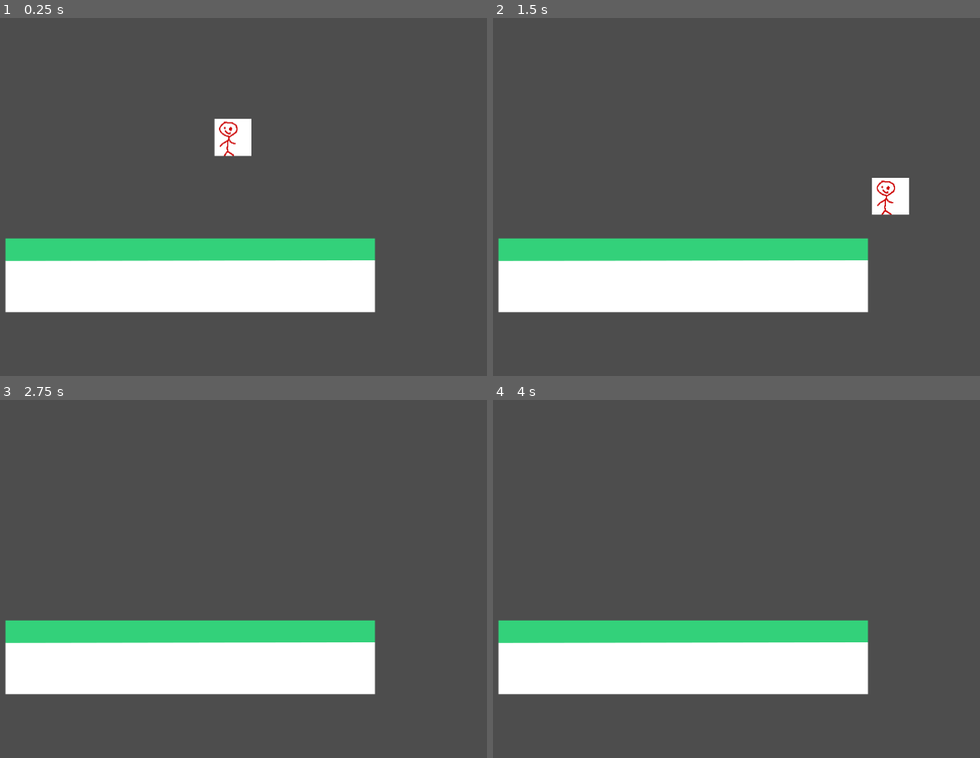
Above: before the commit, frames 1-4 (two rows, left to right).
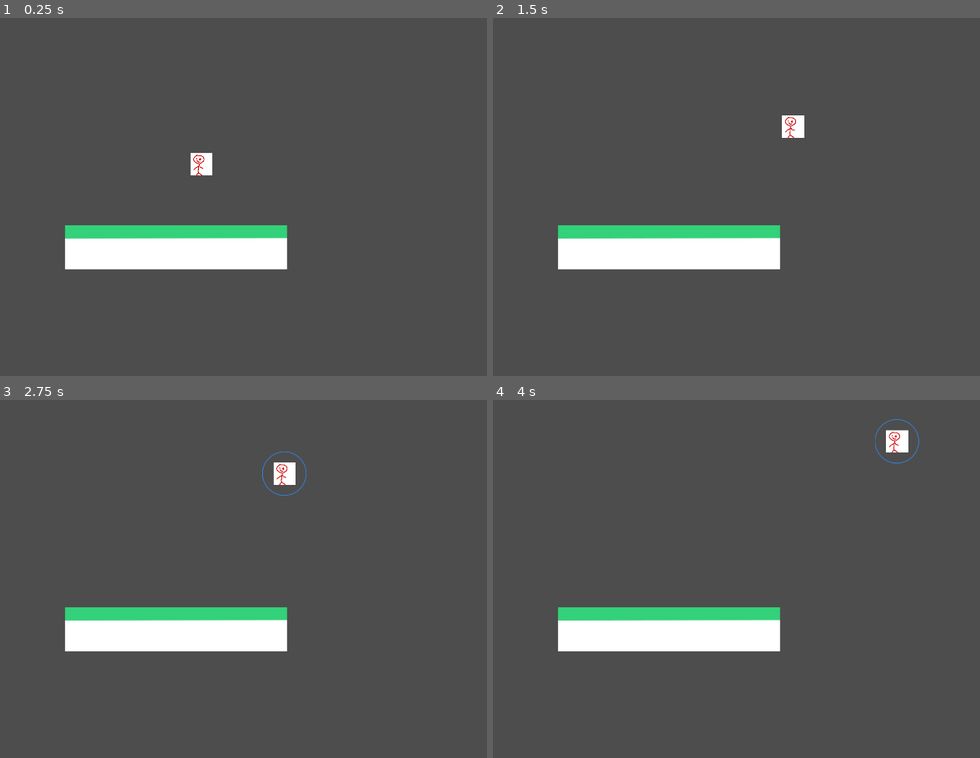
Above: after the commit, the same moments.

Repository: Juksuu/FGJ2025
Game: Godot game, scene res://scenes/test-scene.tscn
Same seed, same stepped clock (60 frames per second), same inputs: the game is played once before the commit and once after it.
Inputs:
- Up to frame 1 (0.25 s): no input
- Up to frame 2 (1.5 s): hold D (right) from 0.53 s (still down); tap B (bubble, bound only after the commit) at 0.6, 1.35 s; tap W (up) at 0.77 s
- Up to frame 3 (2.75 s): tap W (up) at 1.52 s; release D (right) at 2.03 s; hold A (left) from 2.03 s (still down); tap B (bubble, bound only after the commit) at 2.1 s
- Up to frame 4 (4 s): release A (left) at 2.78 s; hold D (right) from 2.78 s (still down); tap B (bubble, bound only after the commit) at 2.85, 3.6 s; tap W (up) at 3.02, 3.77 s

The runs differ from the first frame. In frame 1, 18% of the frame differs, in the area x 1-78%, y 28-83%; in frame 2, 18%, in the area x 1-86%, y 27-83%; in frame 3, 17%; in frame 4, 17%.

Commit message:
added bubble

Diff:
--- a/project.godot
+++ b/project.godot
@@ -14,6 +14,12 @@
 run/main_scene="res://scenes/test-scene.tscn"
 config/features=PackedStringArray("4.3", "Forward Plus")
 config/icon="res://icon.svg"
+
+[display]
+
+window/size/viewport_width=1920
+window/size/viewport_height=1080
+window/size/resizable=false
 
 [input]
 
@@ -38,3 +44,8 @@
 "events": [Object(InputEventKey,"resource_local_to_scene":false,"resource_name":"","device":-1,"window_id":0,"alt_press …(192 unchanged characters)…
 ]
 }
+bubble={
+"deadzone": 0.5,
+"events": [Object(InputEventKey,"resource_local_to_scene":false,"resource_name":"","device":-1,"window_id":0,"alt_pressed":false,"shift_pressed":false,"ctrl_pressed":false,"meta_pressed":false,"pressed":false,"keycode":0,"physical_keycode":66,"key_label":0,"unicode":98,"location":0,"echo":false,"script":null)
+]
+}
--- /dev/null
+++ b/scenes/bubble.tscn
@@ -0,0 +1,20 @@
+[gd_scene load_steps=4 format=3 uid="uid://m60fj65bkhvk"]
+
+[ext_resource type="Texture2D" uid="uid://chywfbhnjpd3k" path="res://assets/bubble.png" id="1_18cb4"]
+[ext_resource type="Script" path="res://scripts/bubble.gd" id="1_lhn6e"]
+
+[sub_resource type="CircleShape2D" id="CircleShape2D_f177b"]
+radius = 64.0
+
+[node name="Bubble" type="Area2D"]
+script = ExtResource("1_lhn6e")
+
+[node name="CollisionShape2D" type="CollisionShape2D" parent="."]
+shape = SubResource("CircleShape2D_f177b")
+
+[node name="TextureRect" type="TextureRect" parent="."]
+offset_left = -64.0
+offset_top = -64.0
+offset_right = 64.0
+offset_bottom = 64.0
+texture = ExtResource("1_18cb4")
--- a/scenes/player.tscn
+++ b/scenes/player.tscn
@@ -2,17 +2,7 @@
 
 [ext_resource type="Script" path="res://scripts/player.gd" id="1_23j3q"]
 [ext_resource type="Texture2D" uid="uid://ca3637plixjh7" path="res://assets/player.png" id="2_n1aps"]
-
-[sub_resource type="SpriteFrames" id="SpriteFrames_3kwer"]
-animations = [{
-"frames": [{
-"duration": 1.0,
-"texture": ExtResource("2_n1aps")
-}],
-"loop": true,
-"name": &"default",
-"speed": 5.0
-}]
+[ext_resource type="Texture2D" uid="uid://chywfbhnjpd3k" path="res://assets/bubble.png" id="3_4sd01"]
 
 [sub_resource type="RectangleShape2D" id="RectangleShape2D_g2kro"]
 size = Vector2(64, 64)
@@ -21,8 +11,20 @@
 script = ExtResource("1_23j3q")
 metadata/_edit_group_ = true
 
-[node name="AnimatedSprite2D" type="AnimatedSprite2D" parent="."]
-sprite_frames = SubResource("SpriteFrames_3kwer")
-
 [node name="CollisionShape2D" type="CollisionShape2D" parent="."]
 shape = SubResource("RectangleShape2D_g2kro")
+
+[node name="playerTexture" type="TextureRect" parent="."]
+offset_left = -32.0
+offset_top = -32.0
+offset_right = 32.0
+offset_bottom = 32.0
+texture = ExtResource("2_n1aps")
+
+[node name="BubbleTexture" type="TextureRect" parent="."]
+visible = false
+offset_left = -64.0
+offset_top = -64.0
+offset_right = 64.0
+offset_bottom = 64.0
+texture = ExtResource("3_4sd01")
--- /dev/null
+++ b/scripts/bubble.gd
@@ -0,0 +1,13 @@
+extends Node
+
+
+# Called when the node enters the scene tree for the first time.
+func _ready() -> void:
+	pass # Replace with function body.
+
+
+# Called every frame. 'delta' is the elapsed time since the previous frame.
+func _process(delta: float) -> void:
+	if collision:
+	print("I collided with ", collision.get_collider().name)
+	pass
--- a/scripts/player.gd
+++ b/scripts/player.gd
@@ -1,11 +1,12 @@
 extends CharacterBody2D
 
-var speed = 300.0
-var jump_speed = -400.0
+@export var speed = 300.0
+@export var jump_speed = -400.0
+var bubbleTexture
+var isInBubble = false
 
 # Get the gravity from the project settings so you can sync with rigid body nodes.
 var gravity = ProjectSettings.get_setting("physics/2d/default_gravity")
-
 
 func _physics_process(delta):
 	# Add the gravity.
@@ -19,15 +20,29 @@
 	var direction = Input.get_axis("left", "right")
 	velocity.x = direction * speed
 
+	if isInBubble:
+		velocity.y = -speed
+
 	move_and_slide()
 
 	pass
 
 # Called when the node enters the scene tree for the first time.
 func _ready() -> void:
+	bubbleTexture = find_child("BubbleTexture")
+	print("bubble: ",bubbleTexture)
 
 	pass # Replace with function body.
 
 # Called every frame. 'delta' is the elapsed time since the previous frame.
 func _process(_delta: float) -> void:
+	if Input.is_action_just_pressed("bubble"):
+		isInBubble = !isInBubble
+
+	if isInBubble:
+		bubbleTexture.show()
+	else:
+		bubbleTexture.hide()
+
+
 	pass
Binary file added: assets/bubble.png
Not shown, added: assets/bubble.png.import
